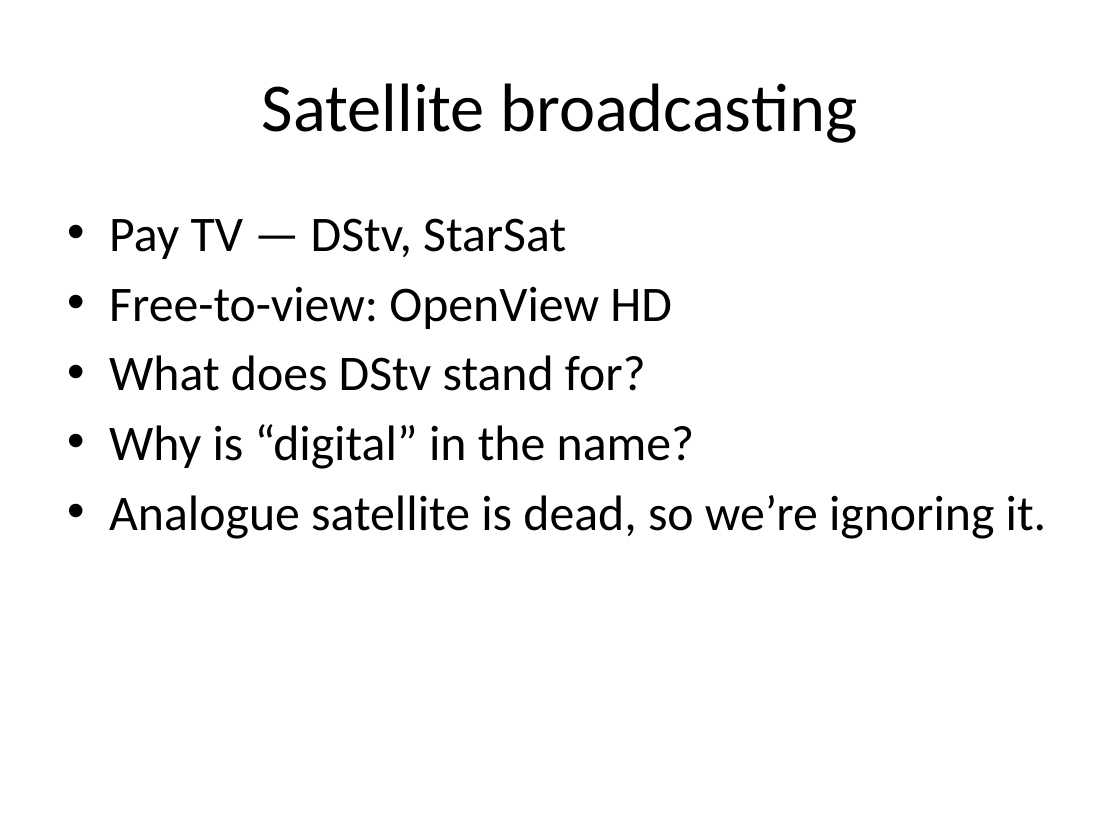
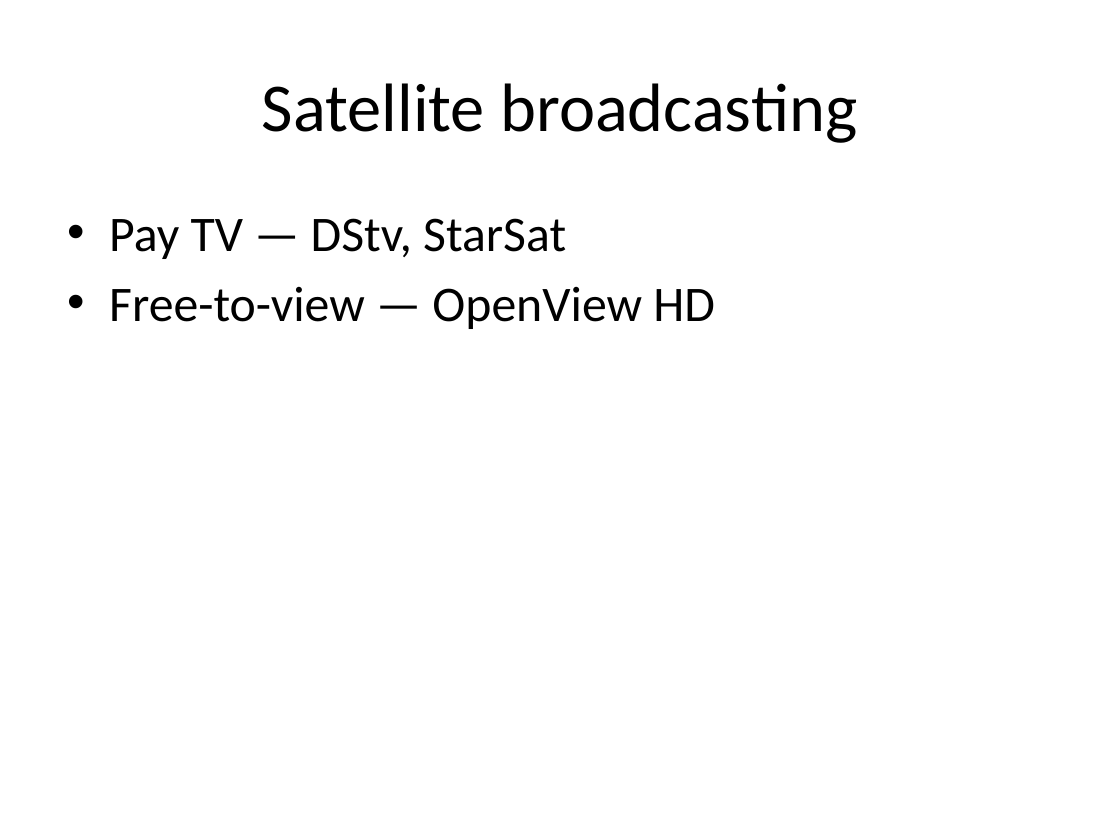
Before and after one commit to sigstart/sigstart.github.io, a slide deck: slide 6 of tv-broadcasting/TV broadcasting presentation outline.pptx (slide 5 before the commit). Drawn at 1120x840 pixels with LibreOffice and Linux fonts; fonts in the diff are those of the drawing. Boxes give left, top, right and bottom in pixels: in the first picture for what was removed or moved away, otherwise in the second. Text is boxed around its words. In the diff, an @@ line names an element or a change of style, - is before the commit and + after.

Commit message:
Simplifications and improvements to TV Broadcasting training slides

```diff
--- a/tv-broadcasting/TV broadcasting presentation outline.pptx
+++ b/tv-broadcasting/TV broadcasting presentation outline.pptx
@@ text at (109, 286, 715, 329): text changed @@
-• Free-to-view: OpenView HD
-• What does DStv stand for?
-• Why is “digital” in the name?
-• Analogue satellite is dead, so we’re ignoring it.
+• Free-to-view — OpenView HD
```
Also in this commit, not shown: 5 other slides changed, 3 slides added, 1 slide removed, 1 other file.
